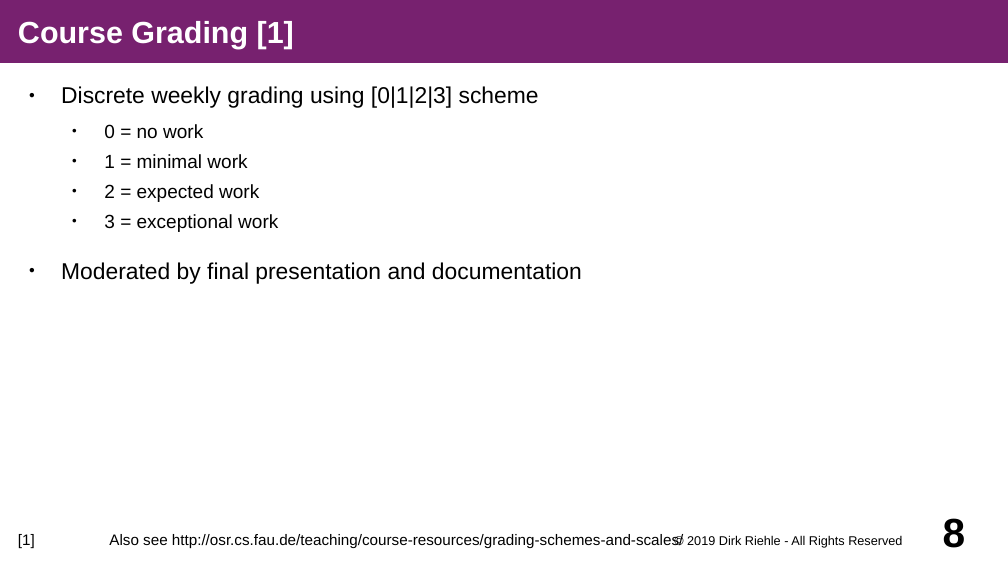
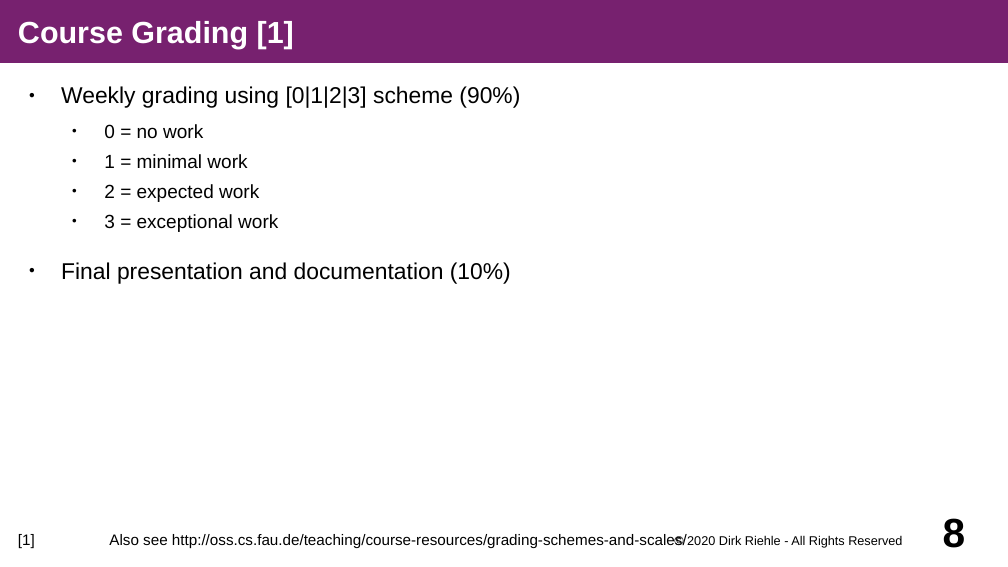
Before and after one commit to dirkriehle/amse-course, a slide deck: slide 8 of Lecture slides/AMSE A01 - Course Introduction.odp. Drawn at 1008x567 pixels with LibreOffice and Linux fonts; fonts in the diff are those of the drawing. Boxes give left, top, right and bottom in pixels: in the first picture for what was removed or moved away, otherwise in the second. Text is boxed around its words. In the diff, an @@ line names an element or a change of style, - is before the commit and + after.

```diff
--- a/Lecture slides/AMSE A01 - Course Introduction.odp
+++ b/Lecture slides/AMSE A01 - Course Introduction.odp
@@ text at bbox=[61, 86, 520, 108]: text changed @@
-● Discrete weekly grading using [0|1|2|3] scheme
+● Weekly grading using [0|1|2|3] scheme (90%)
@@ text at bbox=[61, 262, 511, 284]: text changed @@
-● Moderated by final presentation and documentation
+● Final presentation and documentation (10%)
@@ text at bbox=[18, 534, 687, 548]: text changed @@
-[1] Also see http://osr.cs.fau.de/teaching/course-resources/grading-schemes-and-scales/
+[1] Also see http://oss.cs.fau.de/teaching/course-resources/grading-schemes-and-scales/
@@ text at bbox=[687, 535, 902, 548]: text changed @@
-© 2019 Dirk Riehle - All Rights Reserved
+© 2020 Dirk Riehle - All Rights Reserved
```
Also in this commit, not shown: 14 other slides changed, 5 other files.
